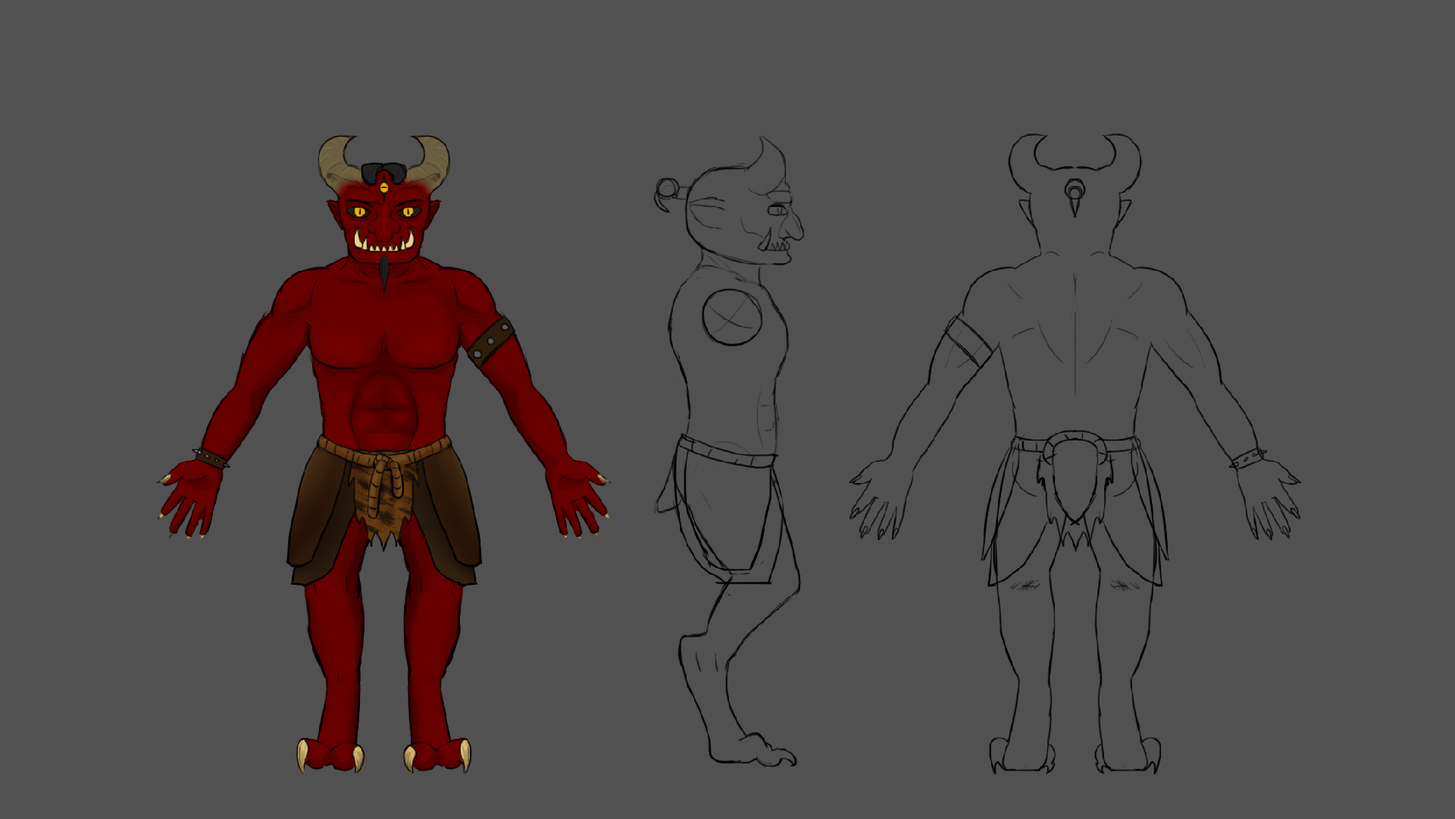
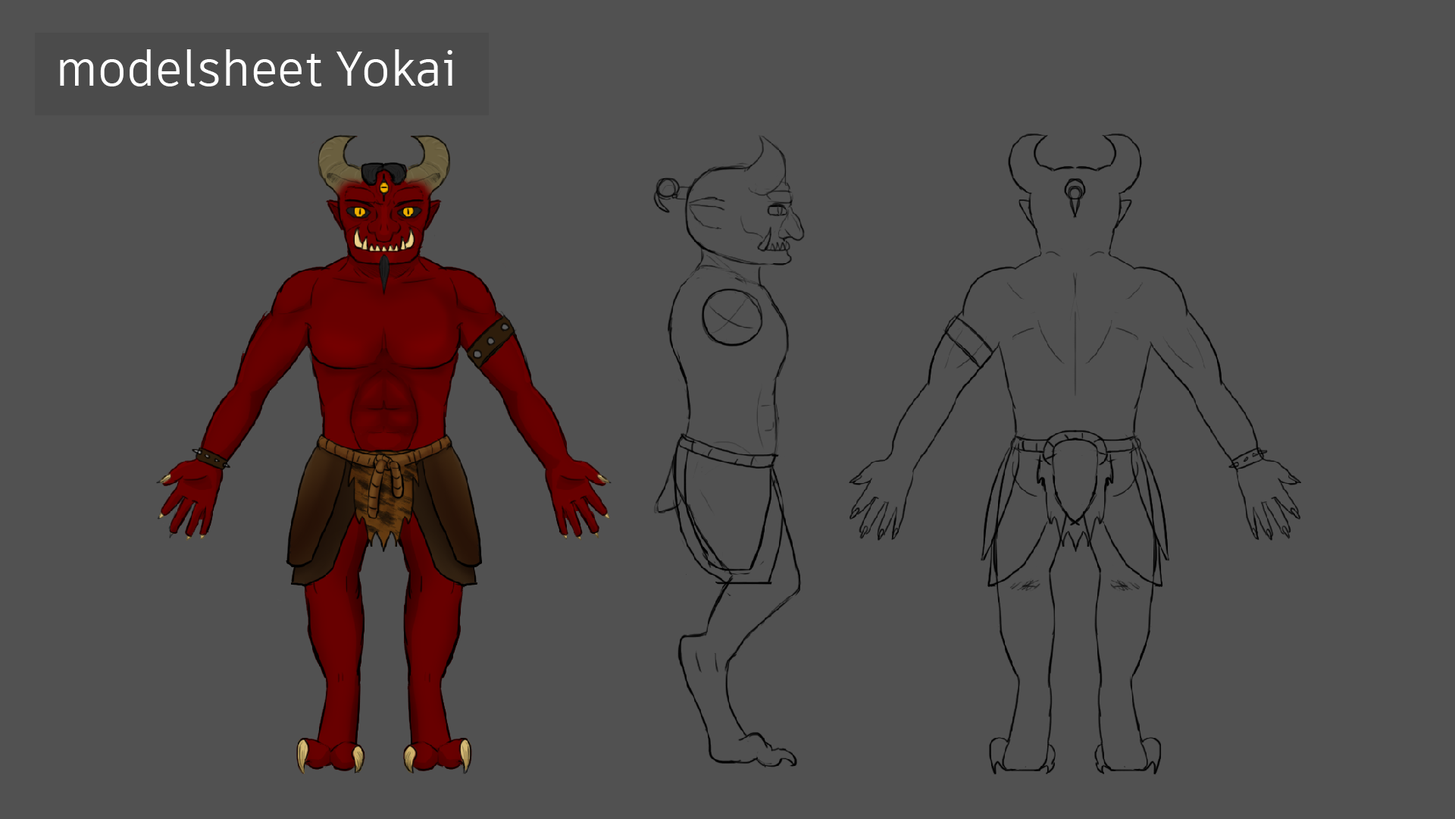
Comparing the layer stacks of the two 1455 × 819 images. Changes:
showed group "title" (2 layers) over 34, 32, 489, 116
